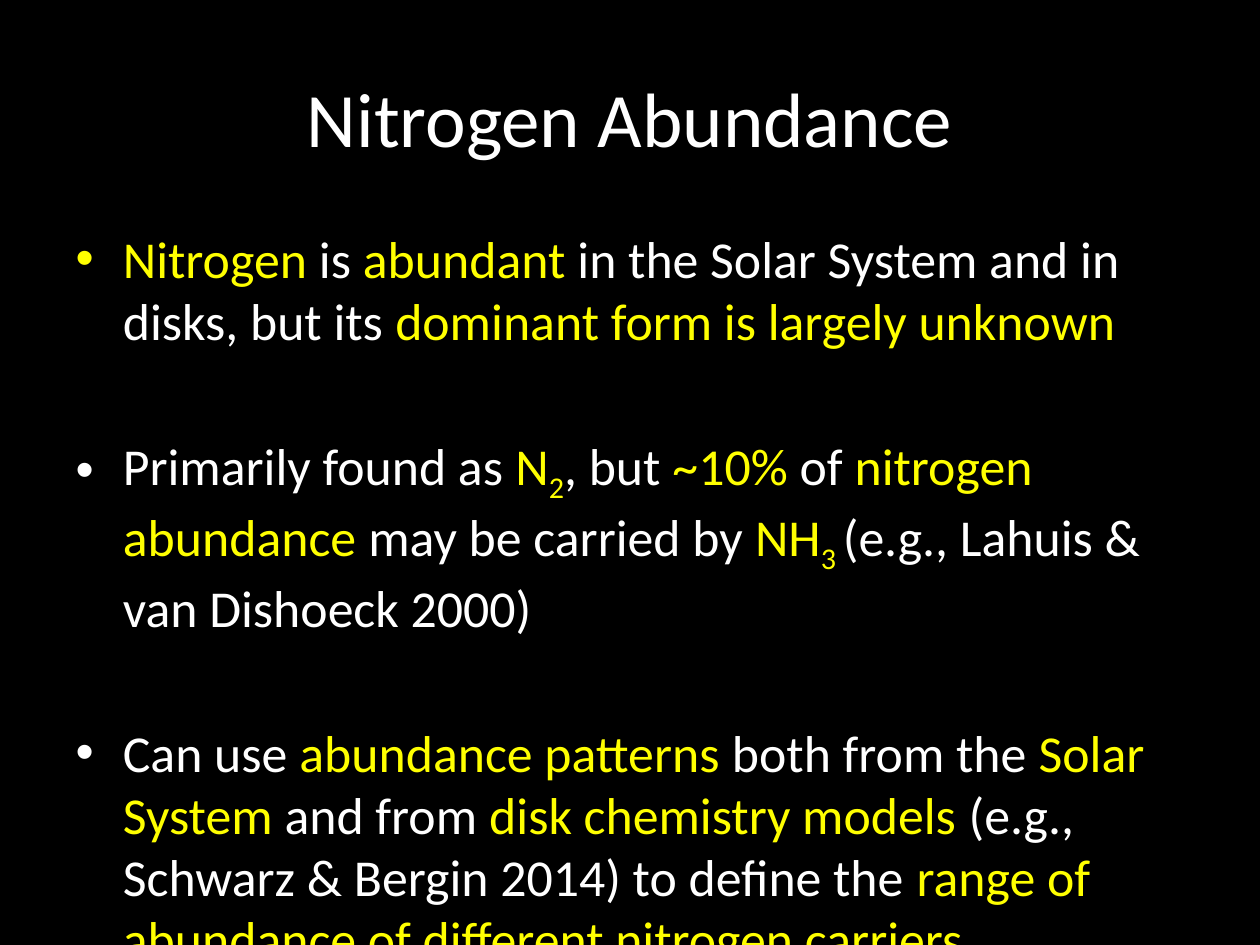
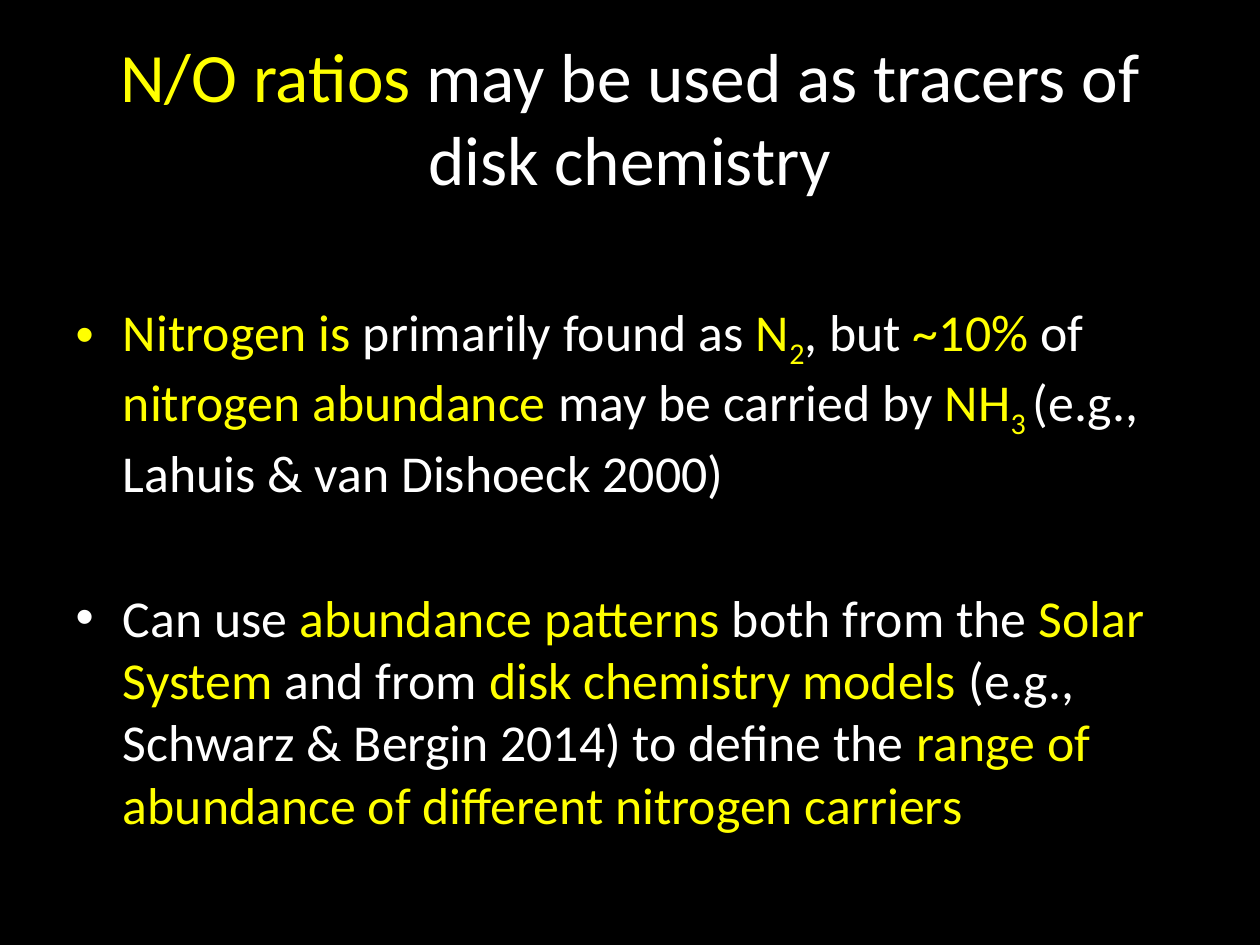
Before and after one commit to apiso/Thesis, a slide deck: slide 48 of slides/CIPS_talk.pptx. Drawn at 1260x945 pixels with LibreOffice and Linux fonts; fonts in the diff are those of the drawing. Boxes give left, top, right and bottom in pixels: in the first picture for what was removed or moved away, otherwise in the second. Text is boxed around its words. In the diff, an @@ line names an element or a change of style, - is before the commit and + after.

```diff
--- a/slides/CIPS_talk.pptx
+++ b/slides/CIPS_talk.pptx
@@ title at (120,54,1140,197): text changed; size 44 to 39.6 pt @@
-Nitrogen Abundance
+N/O ratios may be used as tracers of disk chemistry
@@ text at (123,315,1138,499): text changed @@
-• Nitrogen is abundant in the Solar System and in disks, but its dominant form is largely unknown
-• Primarily found as N2, but ~10% of nitrogen abundance may be carried by NH3 (e.g., Lahuis & van Dishoeck 2000)
+• Nitrogen is primarily found as N2, but ~10% of nitrogen abundance may be carried by NH3 (e.g., Lahuis & van Dishoeck 2000)
```
Also in this commit, not shown: 2 other slides changed, 1 slide added, 1 slide removed, 15 other files.
